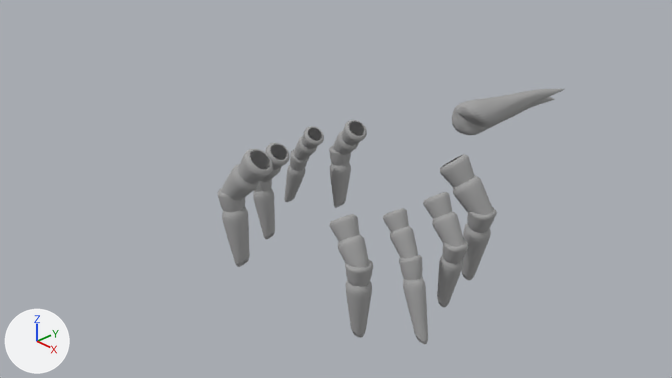
The Blender file DustMiteLegs.blend, before and after one commit.
One viewpoint serves both versions: the file's camera 'Camera'. Every picture has the same lights, and +X, +Y and +Z are marked at lower left. The picture after the commit comes second.

The scene before the commit, as lines of its bpy script (objects in view):
```python
me_cylinder_011 = bpy.data.meshes.new('Cylinder.011')
me_cylinder_011.from_pydata(...)  # 4638 vertices, 4197 faces, 62 loose edges; spans x -21.2..1.7, y -7.4..6.6, z -1.6..4.5
me_cylinder_011.materials.append(mat_base_gray)  # grey #a4a4a4
me_cylinder_014 = bpy.data.meshes.new('Cylinder.014')
me_cylinder_014.from_pydata(...)  # 384 vertices, 354 faces; spans x -0.935..0.489, y -0.952..0.354, z 1.031..1.998
me_cylinder_014.polygons.foreach_set('use_smooth', [True] * 354)
me_cylinder_014.materials.append(mat_base_gray)  # grey #a4a4a4
me_sphere_001 = bpy.data.meshes.new('Sphere.001')
me_sphere_001.from_pydata(...)  # 256 vertices, 288 faces; spans x -0.49..0.49, y -0.61..1.65, z -0.43..0.57
me_sphere_001.polygons.foreach_set('use_smooth', [True] * 288)
me_sphere_001.materials.append(mat_base_gray)  # grey #a4a4a4
ob_body___head = bpy.data.objects.new('Body & Head', me_sphere_001)
ob_body___head.location = (0.0, 0.0, 0.0)
ob_body___head.rotation_euler = (0.171, 0.0, 0.0)  # degrees (10, 0, 0)
ob_body___head.scale = (2.97, 2.23, 2.15)
_m = ob_body___head.modifiers.new('Subdivision', 'SUBSURF')
_m.levels = 2
ob_body___head.hide_render = True
ob_legs_002 = bpy.data.objects.new('Legs.002', me_cylinder_011)
ob_legs_002.location = (-1.094, -0.667, -0.935)
ob_legs_002.rotation_euler = (0.178, -0.0155, 4.8)  # degrees (10, -0.9, 275)
ob_legs_002.scale = (0.0998, 0.0998, 0.272)
_m = ob_legs_002.modifiers.new('Curve', 'CURVE')
_m.deform_axis = 'POS_Y'
ob_pincer = bpy.data.objects.new('Pincer', me_cylinder_014)
ob_pincer.location = (0.0, 0.0, 0.0)
ob_pincer.rotation_euler = (17.29, 0.934, -3.087)  # degrees (271, 54, -177)
ob_pincer.scale = (0.306, 0.421, -2.42)
_m = ob_pincer.modifiers.new('Mirror', 'MIRROR')
_m = ob_pincer.modifiers.new('Subdivision', 'SUBSURF')
_m.levels = 2
# also in view: 'Legs.001' at (1.2, 0.34, -0.56)
```
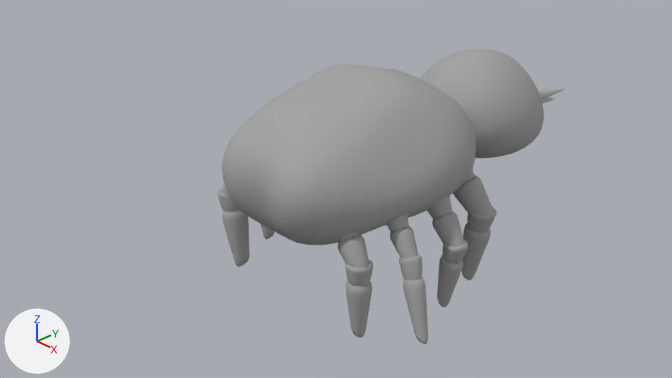
Changed parts and their boxes [x1, y1, x2, y2] in the pictures (672 x 378 px):
'Body & Head', shown: after [222, 49, 544, 245]
'Legs.002', unchanged, covered by the edit: before [217, 120, 367, 267]; after [217, 183, 275, 267]
'Pincer', unchanged, covered by the edit: before [452, 89, 564, 135]; after [538, 89, 564, 103]

The edits, one by one:
Object 'Body & Head' (ob_body___head) is now shown.
